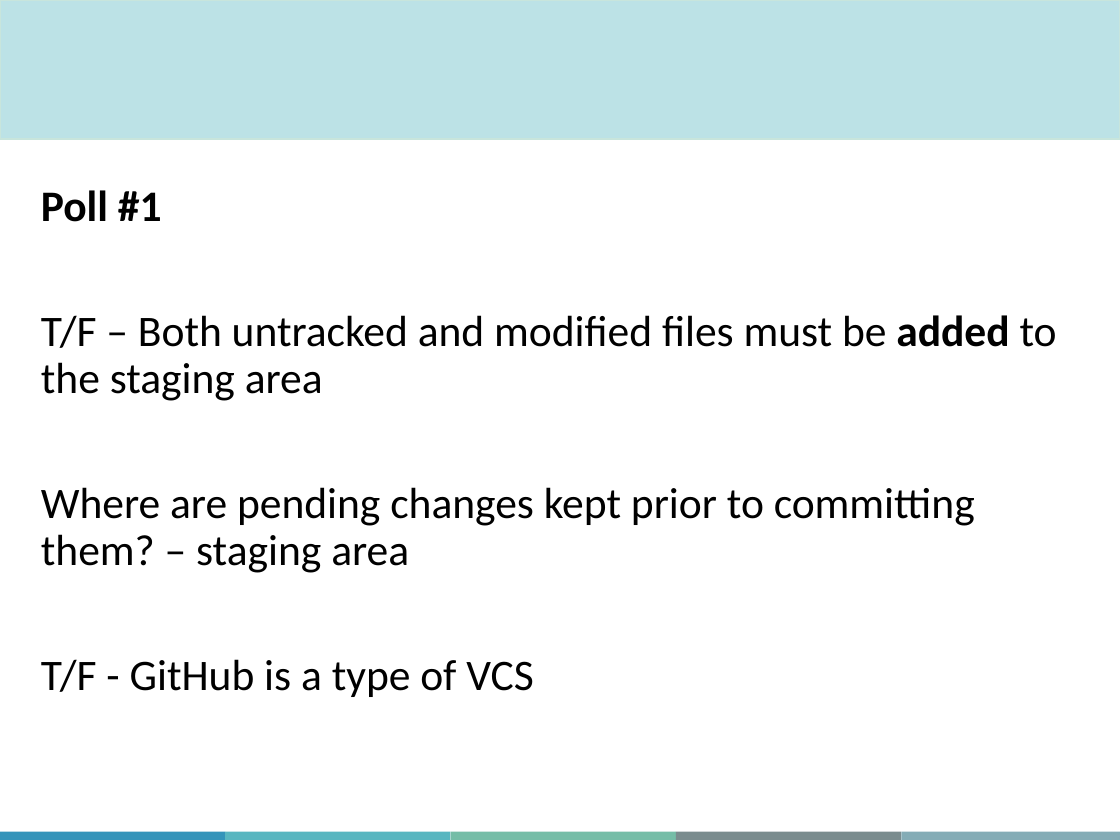
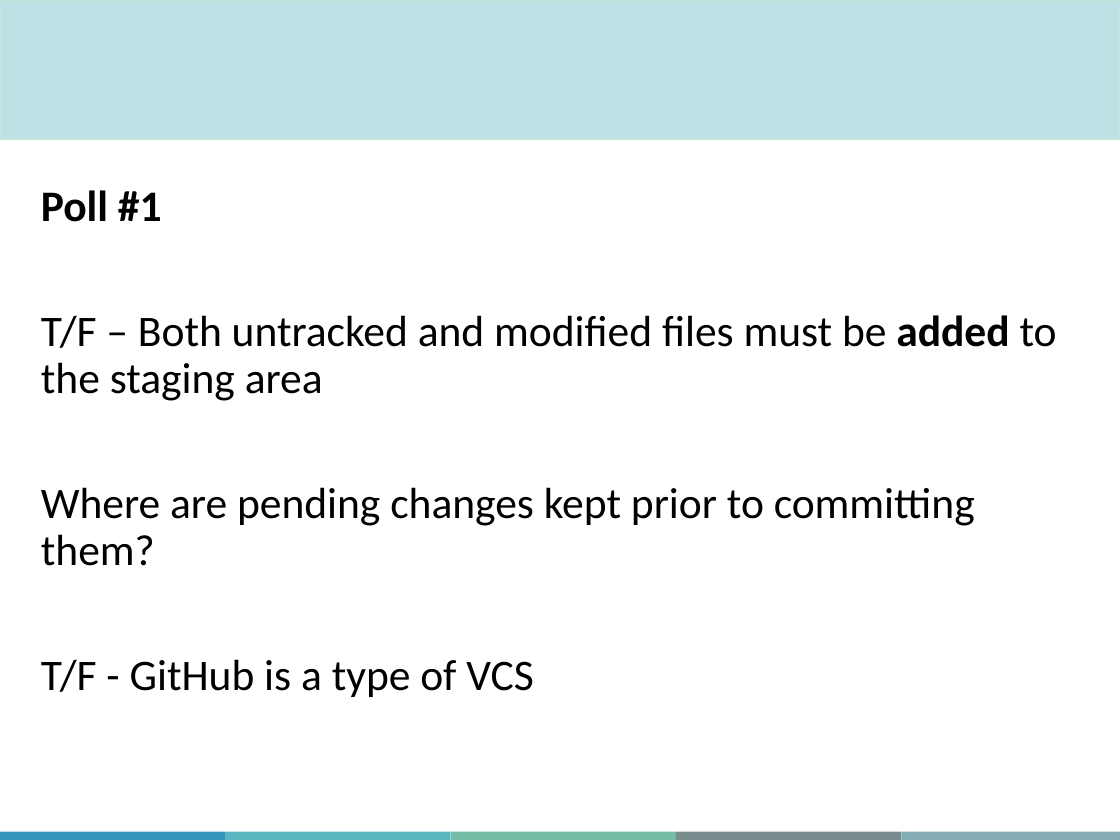
Before and after one commit to aosakwe/MiCM_IntroToGitHub, a slide deck: slide 17 of Slides/MiCM_GitHub_Workshop.pptx. Drawn at 1120x840 pixels with LibreOffice and Linux fonts; fonts in the diff are those of the drawing; background and template pictures are left out. Boxes give left, top, right and bottom in pixels: in the first picture for what was removed or moved away, otherwise in the second. Text is boxed around its words. In the diff, an @@ line names an element or a change of style, - is before the commit and + after.

```diff
--- a/Slides/MiCM_GitHub_Workshop.pptx
+++ b/Slides/MiCM_GitHub_Workshop.pptx
@@ text at <box>41,487,975,566</box>: text changed @@
-Where are pending changes kept prior to committing them? – staging area
+Where are pending changes kept prior to committing them?
```
Also in this commit, not shown: 3 other slides changed, 6 other files.
